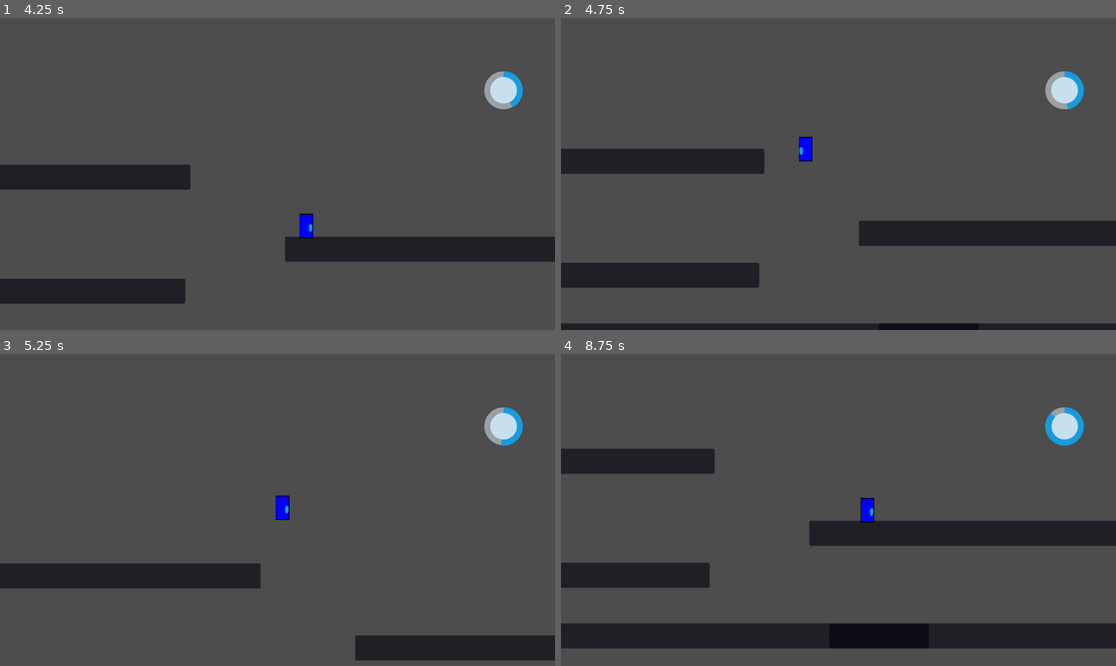
Above: before the commit, frames 1-4 (two rows, left to right).
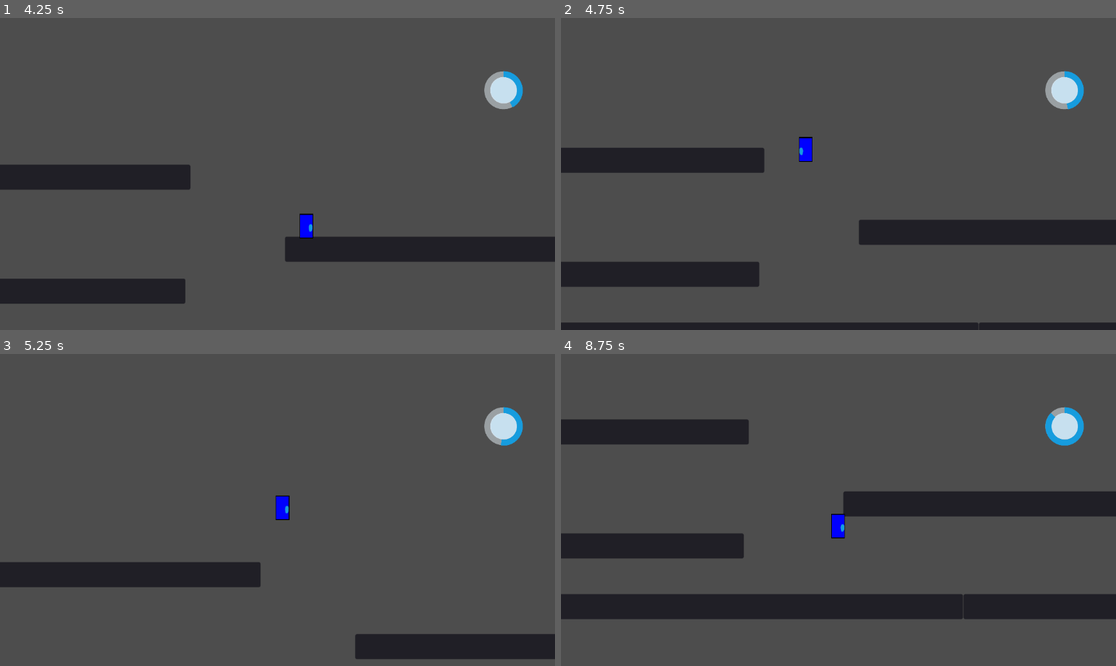
Above: after the commit, the same moments.

Repository: Arima57/Multiply-and-Surrender
Game: Godot game, scene res://Scenes/Demo/node_2d.tscn
The game is run twice, just before and just after one commit, with the same random seed, the same clock (stepped at 60 frames per second) and the same inputs. The project has no main scene, so this scene is started directly.
Inputs:
- Up to frame 1 (4.25 s): hold E 0.53-1.28 s; hold Right (ui_right) 0.53-2.03 s; tap Z (dash) at 0.6, 2.3 s; tap Space (jump) at 0.77, 1.07, 1.52, 1.55, 1.82, 2.1, 3.02, 3.32, 3.77, 3.8, 4.07 s; tap E at 1.35, 3.05 s; hold Left (ui_left) 2.03-2.78 s; hold Right (ui_right) from 2.78 s (still down); tap X (attack) at 2.85 s; hold C (clone) from 3.53 s (still down)
- Up to frame 2 (4.75 s): release Right (ui_right) at 4.28 s; release C (clone) at 4.28 s; hold Left (ui_left) from 4.28 s (still down); tap Z (dash) at 4.35 s; tap Space (jump) at 4.52 s
- Up to frame 3 (5.25 s): tap Space (jump) at 4.82 s; release Left (ui_left) at 5.03 s; hold Right (ui_right) from 5.03 s (still down); hold E from 5.03 s (still down); tap Ctrl (declone) at 5.1 s
- Up to frame 4 (8.75 s): release Right (ui_right) at 5.78 s; release E at 5.78 s; hold Left (ui_left) 5.78-7.28 s; tap E at 5.85, 7.35 s; tap Space (jump) at 6.02, 6.05, 6.32, 6.77, 7.07, 7.52, 7.82, 8.1 s; tap Z (dash) at 6.6 s; hold Right (ui_right) from 7.28 s (still down)

Frame 1 is identical in both runs. In frame 2, 0.9% of the frame differs, in the area x 0-100%, y 38-100%; in frame 3, 0.5%; in frame 4, 34%, in the area x 0-100%, y 20-95%.

Commit message:
Wall jump fixed
Fixed wall jump, sort of. Still not extensively tested and doesn't have the best game feel. May have to scrap it.

Also, the codebase is now a mess.

Diff:
--- a/Scenes/Characters/hero.tscn
+++ b/Scenes/Characters/hero.tscn
@@ -18,11 +18,13 @@
 size = Vector2(22, 40)
 
 [sub_resource type="RectangleShape2D" id="RectangleShape2D_w0sii"]
-size = Vector2(24, 39)
+size = Vector2(5.5, 31)
 
 [node name="CharacterBody2D" type="CharacterBody2D"]
 process_mode = 1
 position = Vector2(299, 154)
+collision_layer = 2
+collision_mask = 5
 script = ExtResource("1_m5ccw")
 
 [node name="coyote_timer" type="Timer" parent="."]
@@ -41,9 +43,16 @@
 
 [node name="wall_colliders" type="Area2D" parent="."]
 
-[node name="CollisionShape2D" type="CollisionShape2D" parent="wall_colliders"]
-position = Vector2(-9, 3.5)
+[node name="left" type="CollisionShape2D" parent="wall_colliders"]
+position = Vector2(-19.5, 2.5)
+shape = SubResource("RectangleShape2D_w0sii")
+
+[node name="wall_colliders2" type="Area2D" parent="."]
+
+[node name="right" type="CollisionShape2D" parent="wall_colliders2"]
+position = Vector2(2.25, 3)
 shape = SubResource("RectangleShape2D_w0sii")
 
 [connection signal="timeout" from="coyote_timer" to="." method="_on_coyote_timer_timeout"]
-[connection signal="child_entered_tree" from="wall_colliders" to="." method="_on_wall_collider"]
+[connection signal="body_entered" from="wall_colliders" to="." method="_on_left_body_entered"]
+[connection signal="body_entered" from="wall_colliders2" to="." method="_on_right_body_entered"]
--- a/Scenes/Demo/node_2d.tscn
+++ b/Scenes/Demo/node_2d.tscn
@@ -13,7 +13,10 @@
 "
 
 [sub_resource type="RectangleShape2D" id="RectangleShape2D_j2io8"]
-size = Vector2(796.75, 38)
+size = Vector2(778.375, 38)
+
+[sub_resource type="RectangleShape2D" id="RectangleShape2D_0xkij"]
+size = Vector2(1576.38, 38)
 
 [sub_resource type="RectangleShape2D" id="RectangleShape2D_rkskm"]
 size = Vector2(796.75, 37.5)
@@ -37,15 +40,15 @@
 metadata/_edit_lock_ = true
 
 [node name="CollisionShape2D7" type="CollisionShape2D" parent="StaticBody2D"]
-position = Vector2(1026, 670)
-shape = SubResource("RectangleShape2D_j2io8")
+position = Vector2(1415.81, 670)
+shape = SubResource("RectangleShape2D_0xkij")
+metadata/_edit_lock_ = true
 
 [node name="Panel" type="Panel" parent="StaticBody2D/CollisionShape2D7"]
-offset_left = -392.0
+offset_left = -622.0
 offset_top = -22.0
-offset_right = 393.0
+offset_right = 785.0
 offset_bottom = 18.0
-metadata/_edit_lock_ = true
 
 [node name="CollisionShape2D2" type="CollisionShape2D" parent="StaticBody2D"]
 position = Vector2(50, 573)
@@ -81,6 +84,30 @@
 offset_bottom = 18.0
 metadata/_edit_lock_ = true
 
+[node name="CollisionShape2D9" type="CollisionShape2D" parent="StaticBody2D"]
+position = Vector2(2075, 199)
+rotation = 1.5708
+shape = SubResource("RectangleShape2D_rkskm")
+
+[node name="Panel" type="Panel" parent="StaticBody2D/CollisionShape2D9"]
+offset_left = -392.0
+offset_top = -22.0
+offset_right = 393.0
+offset_bottom = 18.0
+metadata/_edit_lock_ = true
+
+[node name="CollisionShape2D6" type="CollisionShape2D" parent="StaticBody2D"]
+position = Vector2(2176, 370)
+rotation = 1.5708
+shape = SubResource("RectangleShape2D_rkskm")
+
+[node name="Panel" type="Panel" parent="StaticBody2D/CollisionShape2D6"]
+offset_left = -392.0
+offset_top = -22.0
+offset_right = 393.0
+offset_bottom = 18.0
+metadata/_edit_lock_ = true
+
 [node name="CollisionShape2D5" type="CollisionShape2D" parent="StaticBody2D"]
 position = Vector2(58, 391)
 shape = SubResource("RectangleShape2D_j2io8")
@@ -107,3 +134,6 @@
 position = Vector2(312, -309)
 
 [node name="HUD" parent="." instance=ExtResource("2_4ww2m")]
+
+[editable path="Camera2D"]
+[editable path="HUD"]
--- a/Scripts/Hero/hero.gd
+++ b/Scripts/Hero/hero.gd
@@ -19,6 +19,9 @@
 var coyote_timer:Timer
 var clone_serial:int
 var tween:Tween
+var tween1:Tween
+var bounce:bool = false
+var bounce_dir:int = 0
 ##Extremely specific purpose
 ###########################
 var is_coyote:bool=true
@@ -35,6 +38,15 @@
 func _process(delta):
 	if position.x < 5:
 		position.x = 5
+	if Input.is_physical_key_pressed(KEY_E):
+		print(velocity.x)
+	if Input.is_action_just_pressed("dash") or \
+	velocity.y > 200 or \
+	is_on_wall_only():
+		bounce = false
+
+
+
 
 func _physics_process(delta):
 	#### Checking whether the plyer is dead yet
@@ -47,12 +59,17 @@
 
 	if hero_state[1] ==  "dash":
 		tween = get_tree().create_tween()
-		tween.tween_property(self, "position", position - Vector2(dir_fix() * -20, 20), 0.15)
-		tween.tween_property(self, "position", position + Vector2(dir_fix() * -400, -20), 0.2).set_ease(Tween.EASE_OUT)
+		if hero_state[0] == "ground":
+			tween.tween_property(self, "position", position - Vector2(dir_fix() * -20, 20), 0.15)
+			tween.tween_property(self, "position", position + Vector2(dir_fix() * -400, -20), 0.2).set_ease(Tween.EASE_OUT)
+		else:
+			tween.tween_property(self, "position", position - Vector2(dir_fix() * -20, 0), 0.15)
+			tween.tween_property(self, "position", position + Vector2(dir_fix() * -400, 0), 0.2).set_ease(Tween.EASE_OUT)
 		hero_state[1] = "idle"
 
 	if hero_state in bounceable:
-		position.y += (gravity / 40) * delta
+		velocity.y = 7000 * delta
+
 
 	#Handle coyote jump timer
 	if hero_state[0] == "coyote" and coyote_start == true:
@@ -60,15 +77,25 @@
 		coyote_start = false
 	if hero_state in air_states:
 		velocity.y += gravity * delta
+
+
+
 	if clone_serial == stateMachine.current_hero:
 
 
 	# Handle Jump
-		if (hero_state in jumpable_states or is_first_jump == true)  and Input.is_action_just_pressed("jump") and hero_state not in bounceable:
+		if (hero_state in jumpable_states or is_first_jump == true or is_on_wall_only())  and Input.is_action_just_pressed("jump"):
 			is_coyote = false
 			if hero_state not in jumpable_states:
 				is_first_jump = false
 			velocity.y = JUMP_VELOCITY
+			if is_on_wall_only():
+				velocity.x = bounce_dir * SPEED
+				velocity.y = 1.3 * JUMP_VELOCITY
+				bounce = true
+				is_first_jump = true
+
+
 
 		movement_machine()
 
@@ -80,19 +107,21 @@
 			stateMachine.despawn()
 	else:
 		if hero_state in movables:
+			print(hero_state)
 			velocity.x = 0
 	move_and_slide()
 
 
 
 func movement_machine():
-	if hero_state in movables:
+	if hero_state in movables and not bounce:
 		direction = Input.get_axis("ui_left", "ui_right")
 		if direction == 1:
 			animation_player.flip_h = false
 		elif direction == -1:
 			animation_player.flip_h = true
-	velocity.x = direction * SPEED
+	if not bounce:
+		velocity.x = direction * SPEED
 
 
 func _on_coyote_timer_timeout():
@@ -113,12 +142,17 @@
 
 
 
-func _on_wall_collider(node):
-	pass
-
-
 func dir_fix():
 	if animation_player.flip_h:
 		return 1
 	else:
 		return -1
+
+
+
+func _on_left_body_entered(body):
+	bounce_dir = 1
+
+
+func _on_right_body_entered(body):
+	bounce_dir = -1
--- a/Scripts/StateMachine/state.gd
+++ b/Scripts/StateMachine/state.gd
@@ -13,6 +13,8 @@
 var dashAllowed:bool = true
 @onready var clone_coolTime:int = 10
 @onready var dash_coolTime:int = 5
+
+
 #### Common Grounds, handoff
 func handle(player):
 	var state:String
@@ -32,7 +34,6 @@
 func handle_hero(player):
 	if player.velocity.y > 200 and player.is_on_wall_only():
 		return "wall"
-
 	if not player.is_on_floor():
 			if player.is_coyote:
 				return "coyote"
@@ -82,6 +83,8 @@
 		if current_hero < clone_limit:
 			if current_clone_bar_value == 100.0:
 				mc_clone_call()
+
+
 	if not get_tree().paused:
 		if Input.is_action_just_pressed("jump") or \
 		Input.is_action_just_pressed("attack") or \
@@ -100,6 +103,8 @@
 			cloneBarTween = create_tween()
 			cloneBarTween.tween_property(self, "current_clone_bar_value", 100.0, ((max_clone_bar_value - current_clone_bar_value) / 100) * clone_coolTime)
 			cloneBarTween.tween_callback(func(): cloneBarTween = null)
+
+
 
 
 func _on_dash_cooled_down():
--- a/project.godot
+++ b/project.godot
@@ -61,6 +61,12 @@
 ]
 }
 
+[layer_names]
+
+2d_physics/layer_1="Walls and colliders"
+2d_physics/layer_2="Player"
+2d_physics/layer_3="Enemies"
+
 [rendering]
 
 renderer/rendering_method="gl_compatibility"
Not shown: 1 places in Scenes/Demo/node_2d.tscn that only renumber resources
